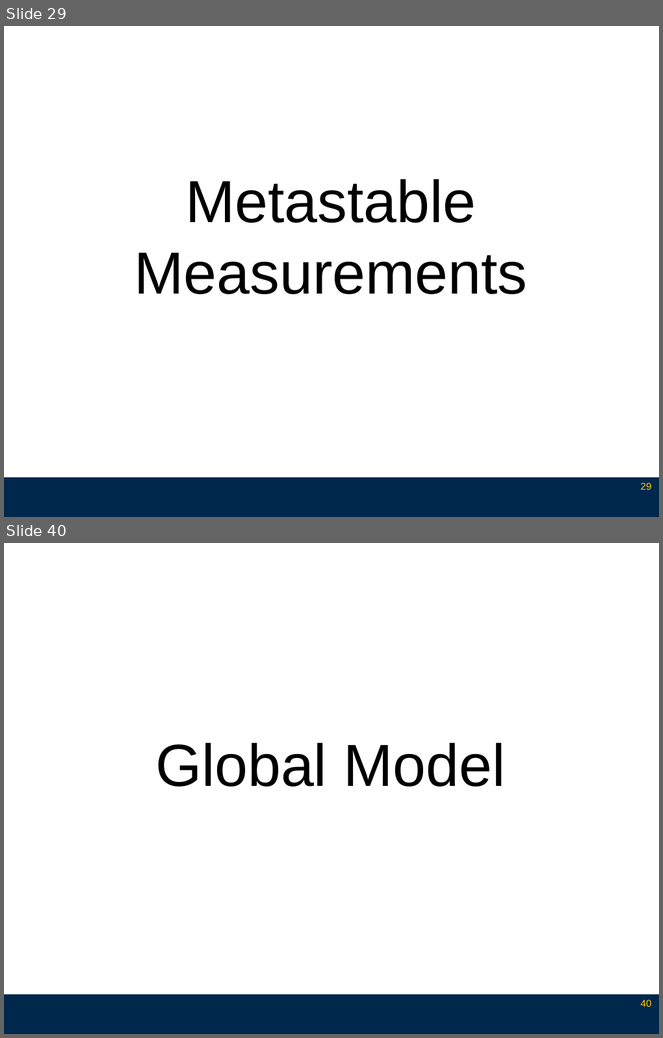
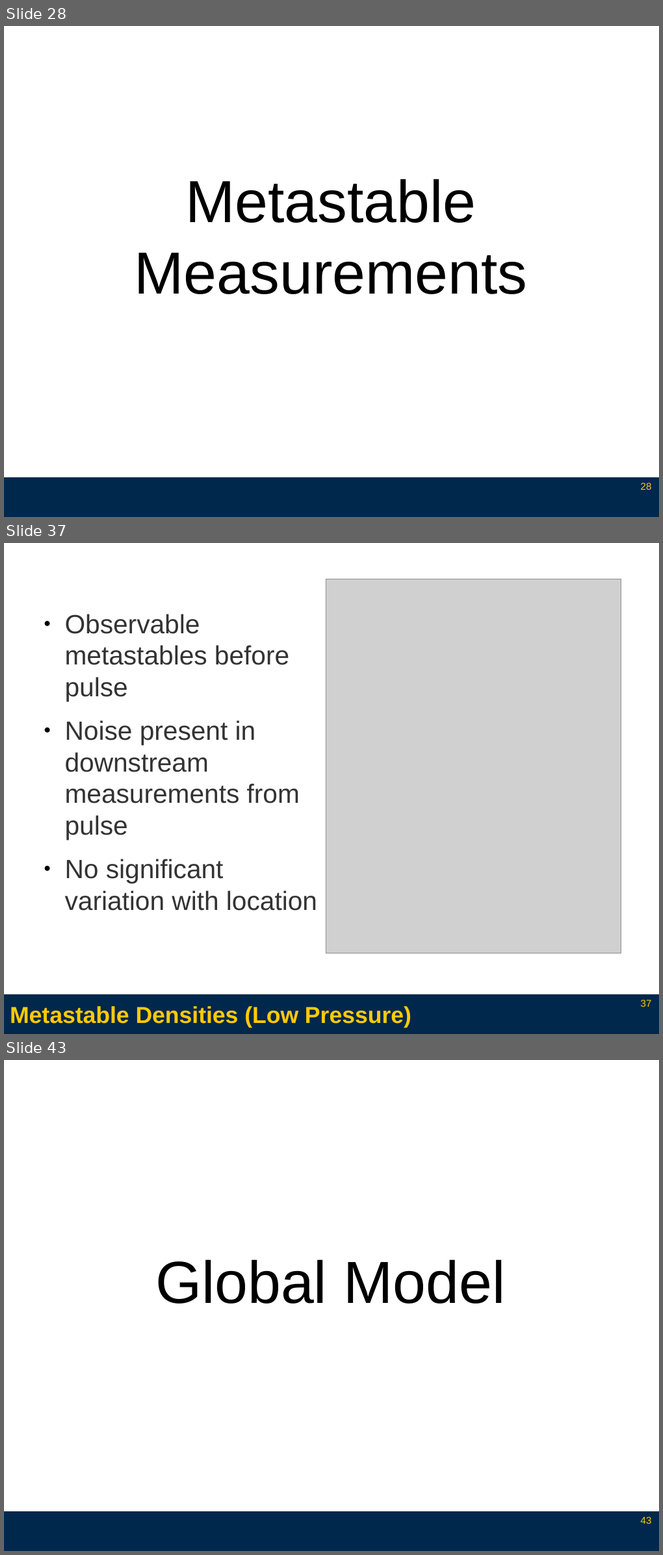
Before and after one commit to l3enny/dissertation, a slide deck: defense/presentation_annotated.odp. Shown one above the other, each under a label of ours: slides 29 and 40 before the commit, slides 28, 37 and 43 after it; the slides between them are not shown. The pictures are 663x1038 and 663x1555 pixels, drawn with LibreOffice and Linux fonts; fonts in the diff are those of the drawing; grey boxes stand for pictures. Boxes give left, top, right and bottom in pixels: in the first picture for what was removed or moved away, otherwise in the second. Text is boxed around its words. In the diff, an @@ line names an element or a change of style, - is before the commit and + after.

Commit message:
Finished with text additions for previous slides.

```diff
--- a/defense/presentation_annotated.odp
+++ b/defense/presentation_annotated.odp
@@ slide 37 added at [4,543,659,1034], background #FFFFFF; not listed: 1 template element that a slide beside it also shows @@
@@ picture added at [326,579,621,954] @@
@@ text added at [65,614,317,911], 32 pt, text #333333 @@
+● Observable metastables before pulse
+● Noise present in downstream measurements from pulse
+● No significant variation with location
@@ title added at [10,1006,412,1028], 28 pt, text #FFCB05, bold @@
+Metastable Densities (Low Pressure)
@@ page number added at [641,1000,652,1007], 12 pt, text #FFCB05 @@
+37
@@ what was slide 29 is now slide 28 @@
@@ page number at [641,483,652,490]: text changed @@
-29
+28
@@ what was slide 40 is now slide 43 @@
@@ page number at [641,1517,652,1524]: text changed @@
-40
+43
```
Also in this commit, not shown: 18 slides changed, 11 other slides added, 7 slides removed, 13 other files.
